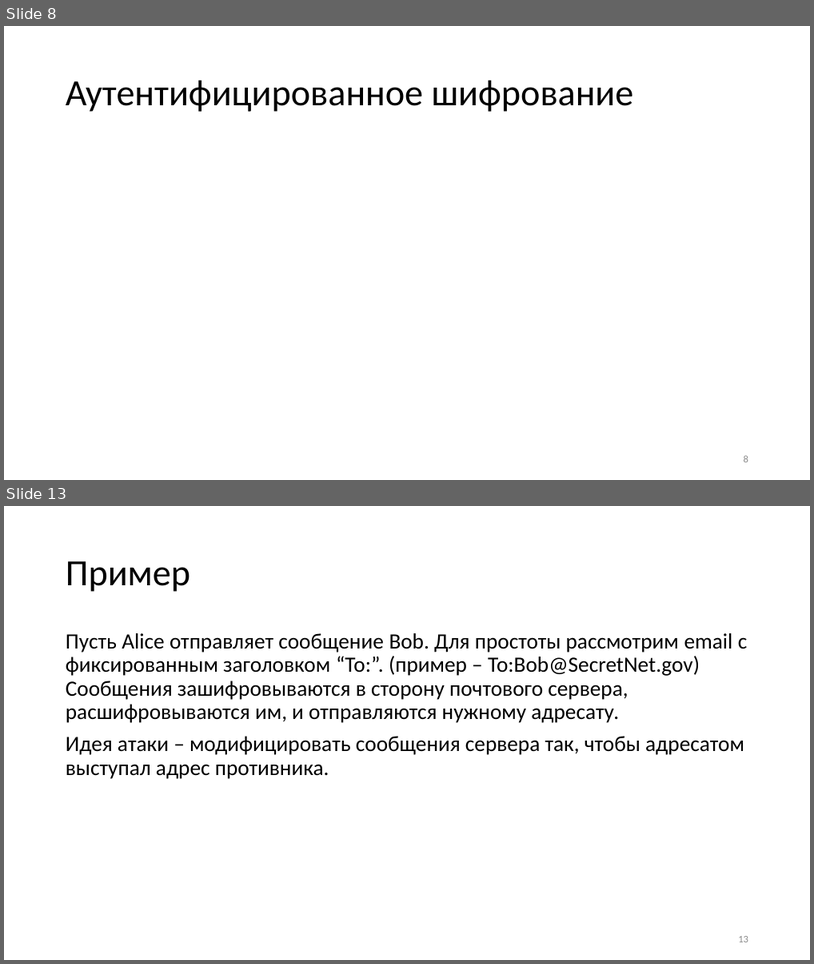
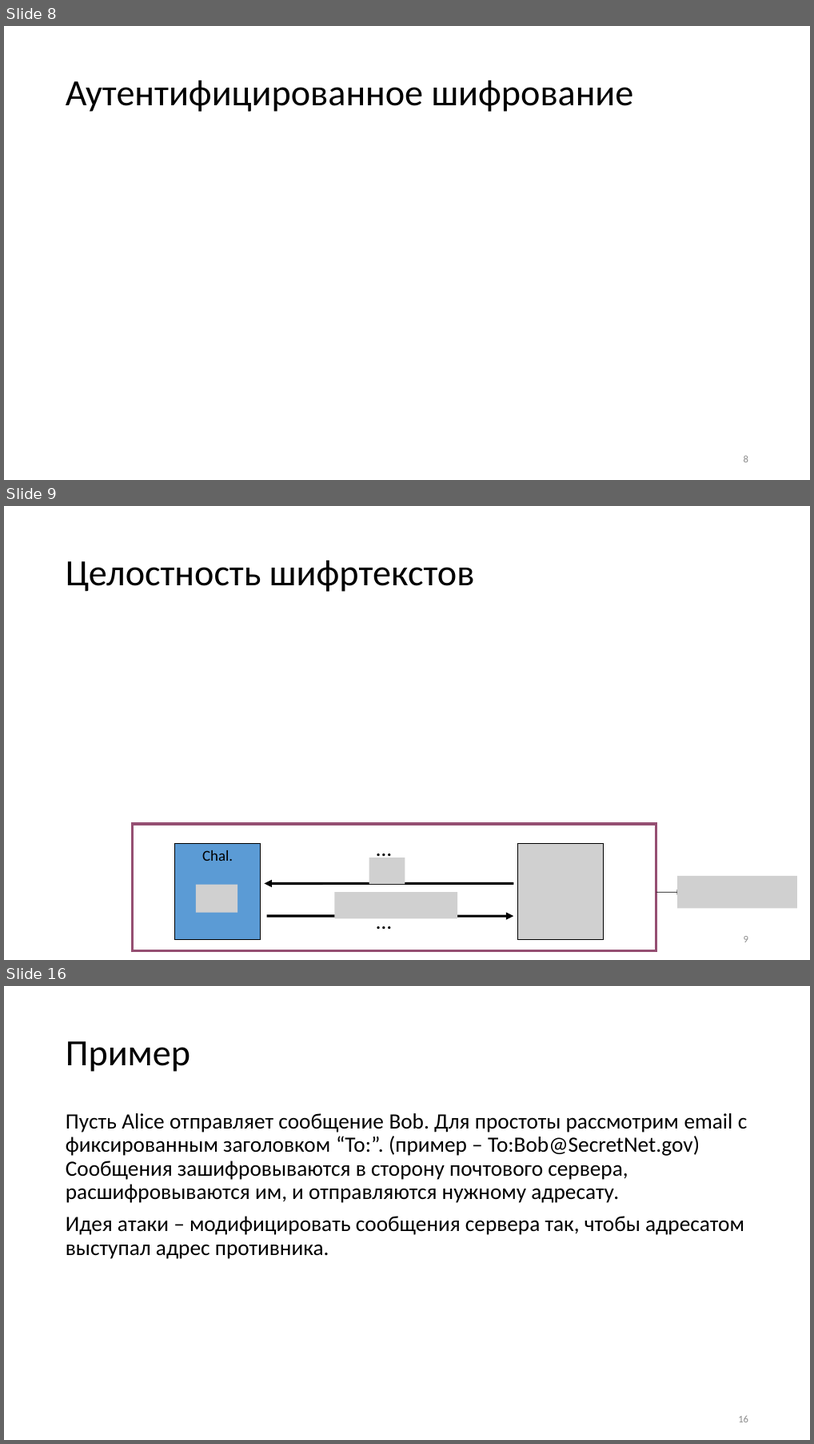
Before and after one commit to GeorgyFirsov-s-forks/CryptoLectures, a slide deck: Lectures/Lecture12.pptx. Shown one above the other, each under a label of ours: slides 8 and 13 before the commit, slides 8, 9 and 16 after it; the slides between them are not shown. The pictures are 814x964 and 814x1444 pixels, drawn with LibreOffice and Linux fonts; fonts in the diff are those of the drawing; grey boxes stand for pictures. Boxes give left, top, right and bottom in pixels: in the first picture for what was removed or moved away, otherwise in the second. Text is boxed around its words. In the diff, an @@ line names an element or a change of style, - is before the commit and + after.

```diff
--- a/Lectures/Lecture12.pptx
+++ b/Lectures/Lecture12.pptx
@@ slide 9 added at (4,506,810,960), background #FFFFFF @@
@@ title added at (66,560,474,592), 44 pt, text #000000 @@
+Целостность шифртекстов
@@ rectangle added at (133,824,658,951), outline #954F72 3 pt @@
@@ text added at (370,832,398,864), 26 pt, text #000000 @@
+…
@@ rectangle added at (175,843,261,939), fill #5B9BD5, outline #000000 0.75 pt, 18 pt, text #000000 @@
+Chal.
@@ picture added at (370,857,405,884) @@
@@ picture added at (518,843,603,939) @@
@@ picture added at (196,884,238,912) @@
@@ arrow added from (514, 884) to (265, 884), #000000 3 pt @@
@@ picture added at (678,876,798,908) @@
@@ picture added at (335,892,458,919) @@
@@ text added at (370,904,398,937), 26 pt, text #000000 @@
+…
@@ arrow added from (657, 892) to (682, 892), #000000 0.75 pt @@
@@ arrow added from (267, 916) to (514, 916), #000000 3 pt @@
@@ page number added at (744,936,749,942), 12 pt, text #8C8C8C @@
+9
@@ what was slide 13 is now slide 16 @@
@@ page number at (738,1415,749,1422): text changed @@
-13
+16
```
Also in this commit, not shown: 13 slides changed, 5 other slides added, 3 slides removed, 3 other files.
